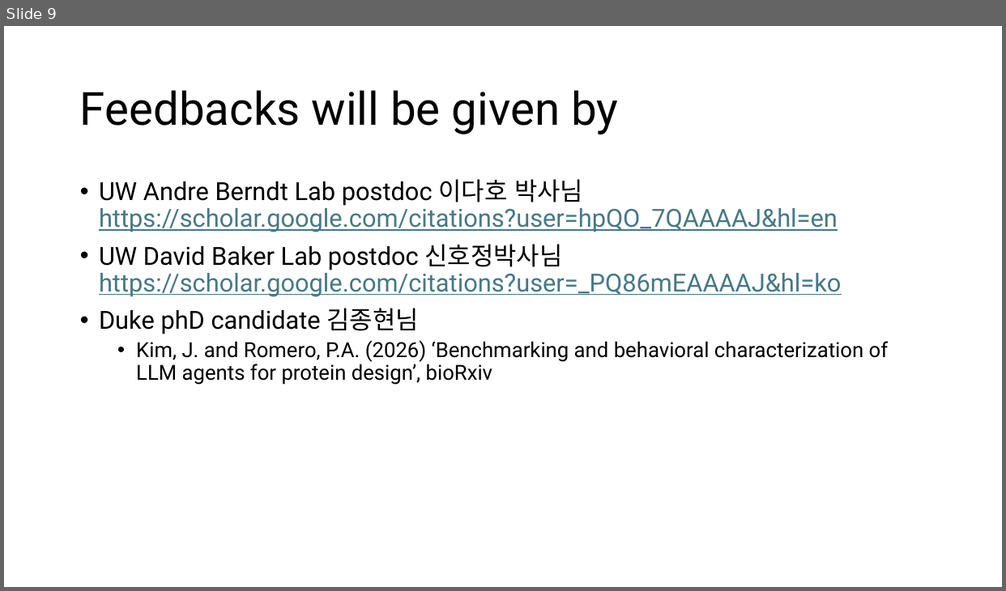
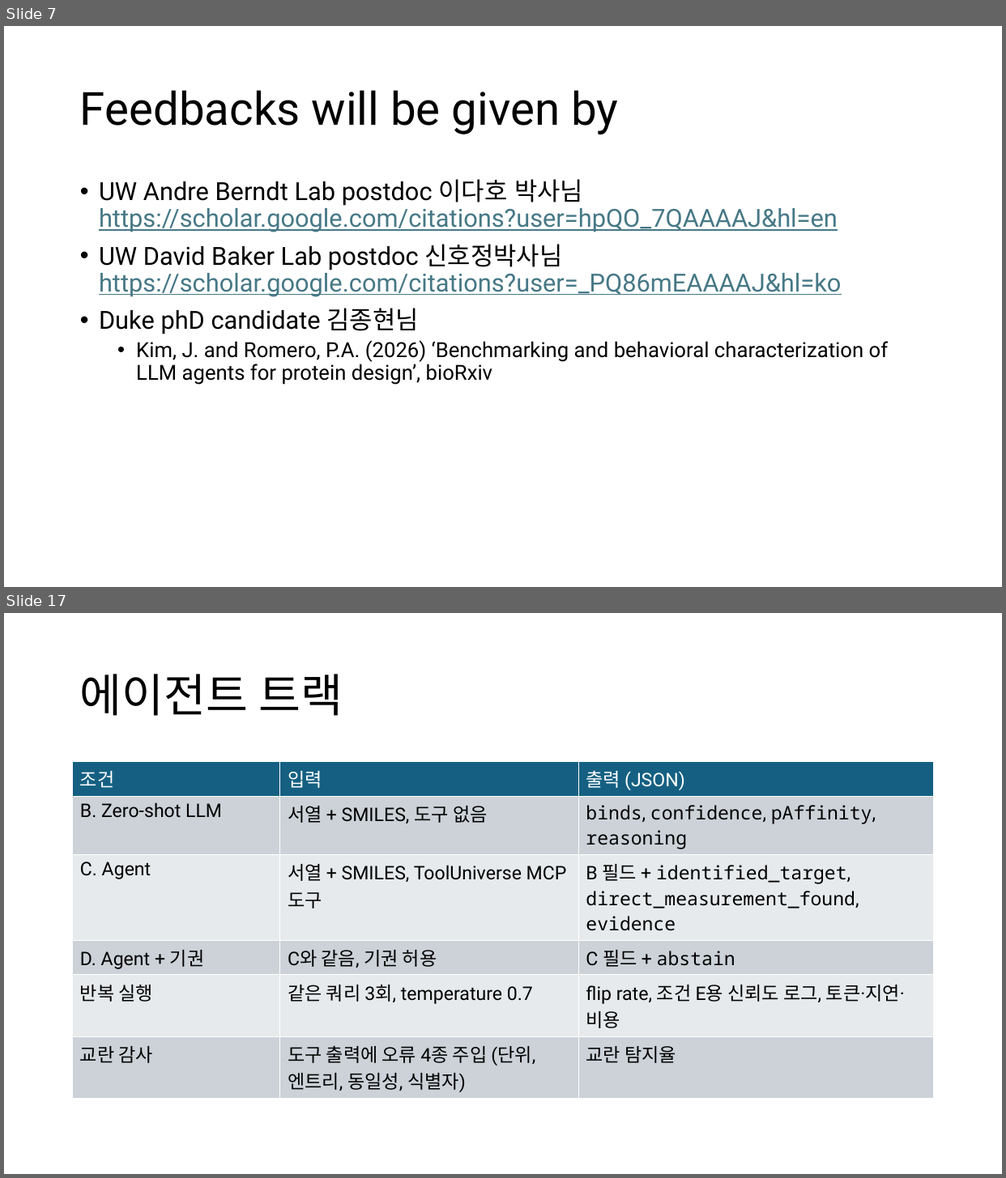
Before and after one commit to Pseudo-Lab/abstain-dti, a slide deck: docs/weekly/w01/week1_onboarding.pptx. Shown one above the other, each under a label of ours: slide 9 before the commit, slides 7 and 17 after it; the slides between them are not shown. The pictures are 1006x591 and 1006x1178 pixels, drawn with LibreOffice and Linux fonts; fonts in the diff are those of the drawing. Boxes give left, top, right and bottom in pixels: in the first picture for what was removed or moved away, otherwise in the second. Text is boxed around its words. In the diff, an @@ line names an element or a change of style, - is before the commit and + after.

```diff
--- a/docs/weekly/w01/week1_onboarding.pptx
+++ b/docs/weekly/w01/week1_onboarding.pptx
@@ slide 17 added at (4, 613, 1002, 1174), background #FFFFFF @@
@@ title added at (80, 674, 343, 716), 44 pt, text #000000 @@
+에이전트 트랙
@@ table added at (73, 762, 934, 1096), 6 rows, 3 columns @@
+조건 | 입력 | 출력 (JSON)
+B. Zero-shot LLM | 서열 + SMILES, 도구 없음 | binds, confidence, pAffinity, reasoning
+C. Agent | 서열 + SMILES, ToolUniverse MCP 도구 | B 필드 + identified_target, direct_measurement_found, evidence
+D. Agent + 기권 | C와 같음, 기권 허용 | C 필드 + abstain
+반복 실행 | 같은 쿼리 3회, temperature 0.7 | flip rate, 조건 E용 신뢰도 로그, 토큰·지연·비용
+교란 감사 | 도구 출력에 오류 4종 주입 (단위, 엔트리, 동일성, 식별자) | 교란 탐지율
@@ what was slide 9 is now slide 7 @@
```
Also in this commit, not shown: 6 slides changed, 13 other slides added, 1 slide removed.
